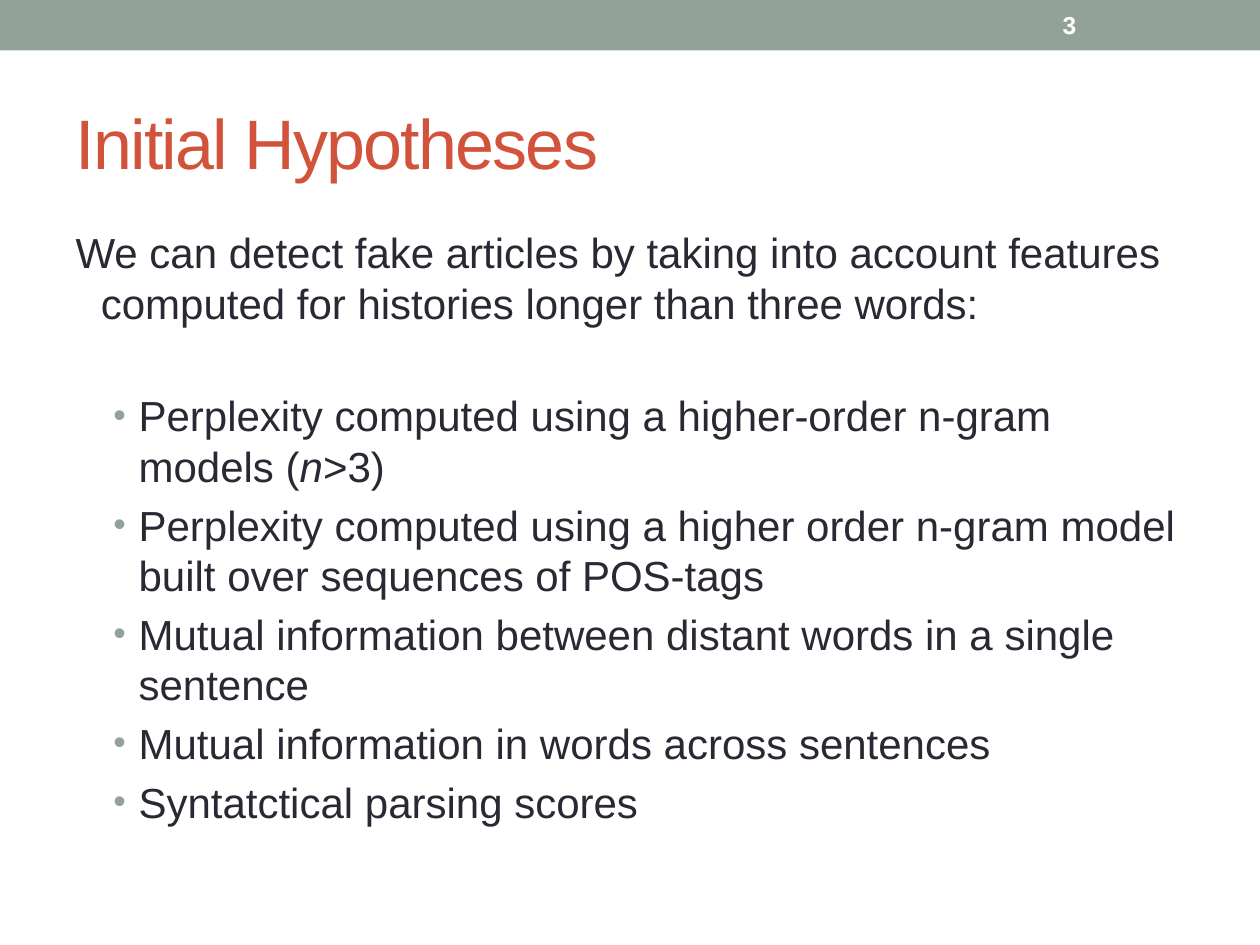
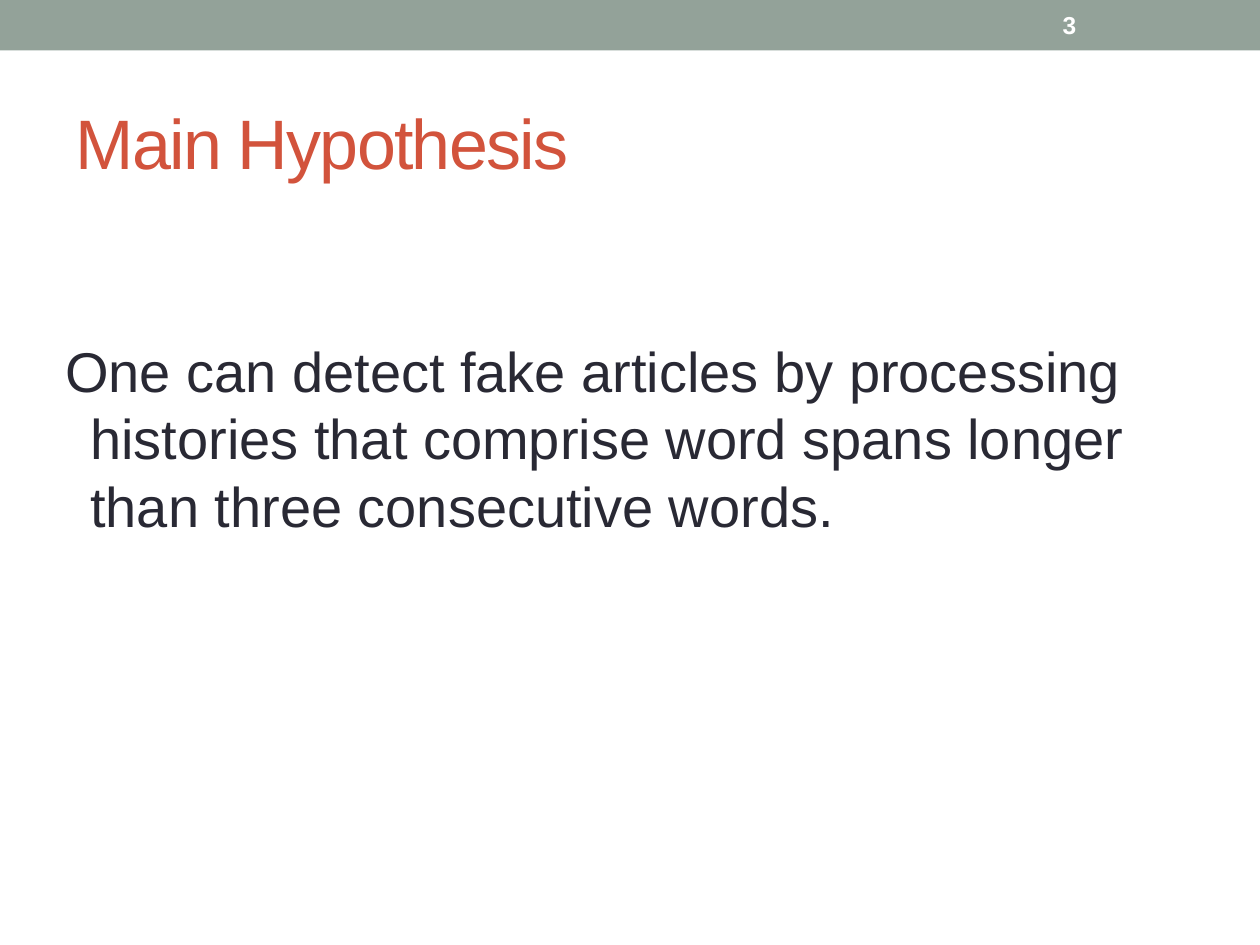
Before and after one commit to hunterhector/LangStats12Spring, a slide deck: slide 3 of Slides/11761-slides.pptx. Drawn at 1260x945 pixels with LibreOffice and Linux fonts; fonts in the diff are those of the drawing. Boxes give left, top, right and bottom in pixels: in the first picture for what was removed or moved away, otherwise in the second. Text is boxed around its words. In the diff, an @@ line names an element or a change of style, - is before the commit and + after.

```diff
--- a/Slides/11761-slides.pptx
+++ b/Slides/11761-slides.pptx
@@ title at bbox=[76, 118, 568, 182]: text changed @@
-Initial Hypotheses
+Main Hypothesis
@@ text at bbox=[65, 351, 1124, 528]: text changed; size 24 to 32 pt @@
-We can detect fake articles by taking into account features computed for histories longer than three words:
-  • Perplexity computed using a higher-order n-gram models (n>3)
-  • Perplexity computed using a higher order n-gram model built over sequences of POS-tags
-  • Mutual information between distant words in a single sentence
-  • Mutual information in words across sentences
-  • Syntatctical parsing scores
+One can detect fake articles by processing histories that comprise word spans longer than three consecutive words.
```
Also in this commit, not shown: 1 other slide changed, 1 other file.
